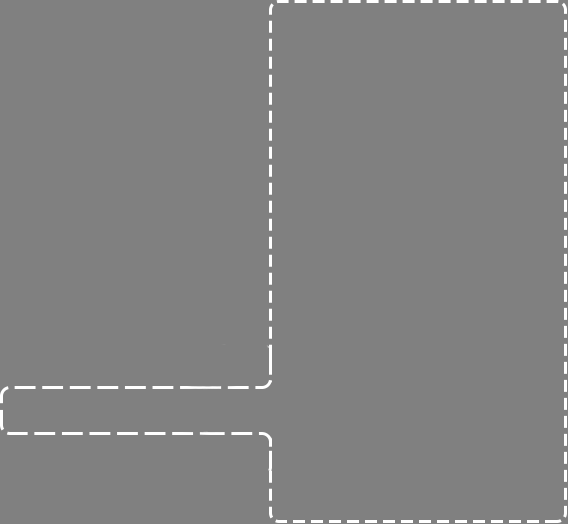
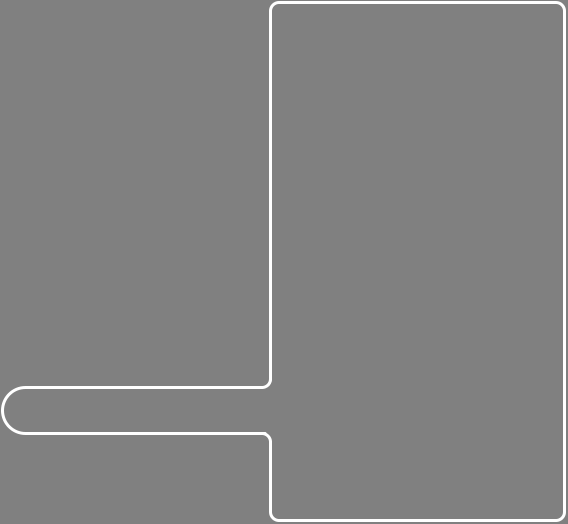
Layers edited between the first and the second 568px x 524px image:
added group "Group 1" with 2 layers above "Layer 2" over (1, 1, 566, 522)
added layer "Layer 3" in group "Group 1" over (1, 374, 272, 447)
added layer "Rounded Rectangle 4" in group "Group 1" over (269, 1, 566, 522)
renamed "Rounded Rectangle 2 copy" to "Layer 2", hid it, painted on it over (0, 0, 567, 523)
removed layer "Rounded Rectangle 1" over (269, 0, 567, 523)
